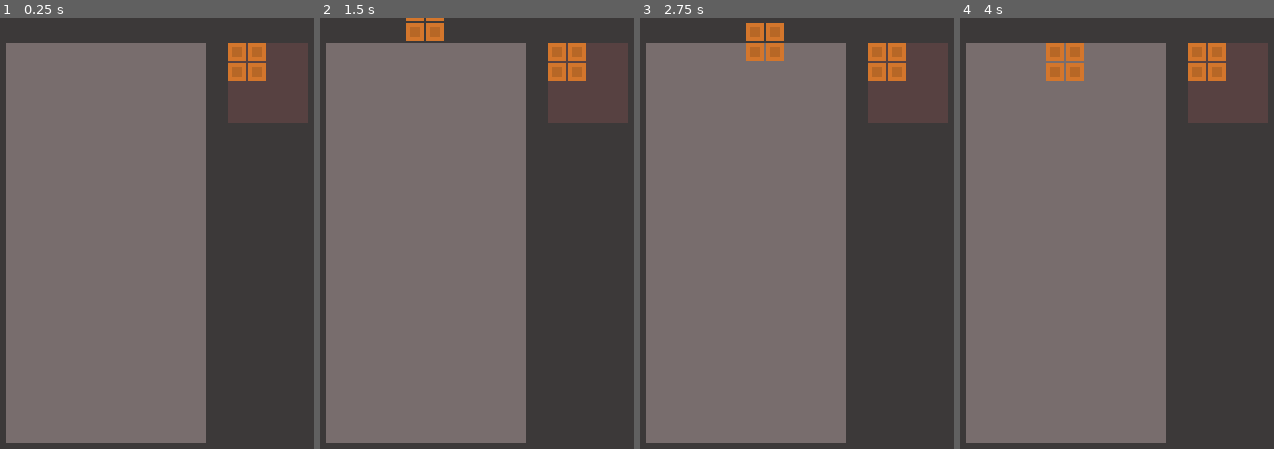
Above: before the commit, frames 1-4 (left to right).
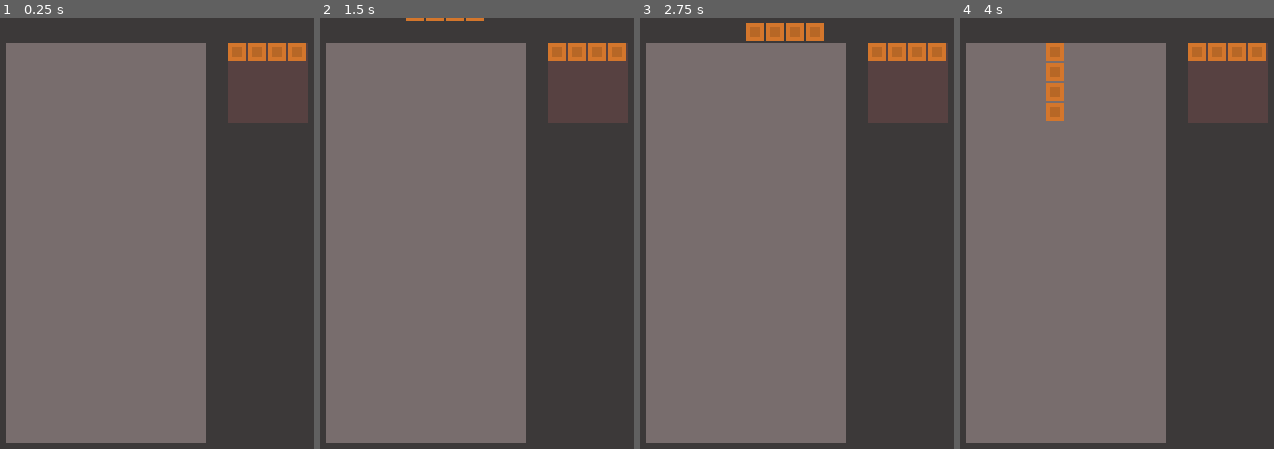
Above: after the commit, the same moments.

Repository: romanzes/godot-tetris
Game: Godot game, scene res://Game.tscn
The game is run twice, just before and just after one commit, with the same random seed, the same clock (stepped at 60 frames per second) and the same inputs.
Inputs:
- Up to frame 1 (0.25 s): no input
- Up to frame 2 (1.5 s): tap Enter at 0.5 s; hold Right 0.53-1.28 s; tap Space at 1.25 s; hold Down from 1.28 s (still down)
- Up to frame 3 (2.75 s): tap Enter at 2 s; release Down at 2.03 s; hold Right from 2.03 s (still down)
- Up to frame 4 (4 s): tap Space at 2.75 s; release Right at 2.78 s; hold Up 2.78-3.53 s; tap Enter at 3.5 s; hold Left from 3.53 s (still down)

The runs differ from the first frame. In frame 1, 1.0% of the frame differs, in the area x 72-98%, y 5-15%; in frame 2, 1.5%; in frame 3, 1.9%, in the area x 33-98%, y 1-15%; in frame 4, 1.9%.

Commit message:
view/controller

Diff:
--- a/Game.tscn
+++ b/Game.tscn
@@ -1,8 +1,9 @@
-[gd_scene load_steps=2 format=2]
+[gd_scene load_steps=3 format=2]
 
-[ext_resource path="res://Game.gd" type="Script" id=1]
+[ext_resource path="res://GameView.gd" type="Script" id=1]
+[ext_resource path="res://GameController.gd" type="Script" id=2]
 
-[node name="Node2D" type="ColorRect"]
+[node name="GameView" type="ColorRect"]
 anchor_right = 1.0
 anchor_bottom = 1.0
 margin_bottom = 3.05176e-05
@@ -54,4 +55,7 @@
 [node name="Timer" type="Timer" parent="."]
 
 [node name="Animator" type="Tween" parent="."]
+
+[node name="GameController" type="Node" parent="."]
+script = ExtResource( 2 )
 [connection signal="timeout" from="Timer" to="." method="_on_Timer_timeout"]
--- a/GameLogic.gd
+++ b/GameController.gd
@@ -1,9 +1,6 @@
-extends Object
+extends Node
 
-var fieldUpdated = false
-var figureUpdated = false
-var figurePositionUpdated = false
-var radarUpdated = false
+onready var view = get_node("/root/GameView")
 
 const possibleFigures = [
 	[
@@ -64,8 +61,8 @@
 
 var figure = []
 var nextFigure = []
+var figurePosition = initialFigurePosition
 const initialFigurePosition = Vector2(3, -4)
-var figurePosition = initialFigurePosition
 
 # Called when the node enters the scene tree for the first time.
 func init():
@@ -74,35 +71,35 @@
 
 func new_Figure():
 	figure = nextFigure
-	figureUpdated = true
+	view.update_Figure_View()
 	figurePosition = initialFigurePosition
-	figurePositionUpdated = true
+	view.update_Figure_View_Pos()
 	pick_Next_Figure()
 
 func pick_Next_Figure():
 	nextFigure = possibleFigures[randi() % possibleFigures.size()]
-	radarUpdated = true
+	view.update_Radar_View()
 
 func move_Left():
 	var newPosition = figurePosition
 	newPosition.x -= 1
 	if is_Allowed(figure, newPosition):
 		figurePosition = newPosition
-		figurePositionUpdated = true
+		view.update_Figure_View_Pos()
 
 func move_Right():
 	var newPosition = figurePosition
 	newPosition.x += 1
 	if is_Allowed(figure, newPosition):
 		figurePosition = newPosition
-		figurePositionUpdated = true
+		view.update_Figure_View_Pos()
 
 func move_Down():
 	var newPosition = figurePosition
 	newPosition.y += 1
 	if is_Allowed(figure, newPosition):
 		figurePosition = newPosition
-		figurePositionUpdated = true
+		view.update_Figure_View_Pos()
 	else:
 		stop_Figure()
 
@@ -110,7 +107,7 @@
 	var newFigure = rotate_Figure()
 	if is_Allowed(newFigure, figurePosition):
 		figure = newFigure
-		figureUpdated = true
+		view.update_Figure_View()
 
 func stop_Figure():
 	for y in figure.size():
@@ -118,7 +115,7 @@
 			if figure[y][x] == 1:
 				field[figurePosition.y + y][figurePosition.x + x] = 1
 	remove_Lines()
-	fieldUpdated = true
+	view.update_Field_View()
 	new_Figure()
 
 func remove_Lines():
--- a/Game.gd
+++ b/GameView.gd
@@ -1,93 +1,69 @@
 extends ColorRect
 
 onready var tile = preload('res://Tile.tscn')
-onready var GameLogic = load('res://GameLogic.gd')
 
 onready var figureView = $Field/Figure
 onready var tilesView = $Field/Tiles
 
 const tileSize = 20
 
-var game
+onready var controller = $GameController
 
 # Called when the node enters the scene tree for the first time.
 func _ready():
-	game = GameLogic.new()
-	game.init()
-	draw()
+	$GameController.init()
 	$Timer.start(1)
 
-func draw():
-	if game.fieldUpdated:
-		update_Field_View()
-	if game.figurePositionUpdated:
-		update_Figure_View_Pos()
-	if game.figureUpdated:
-		update_Figure_View()
-	if game.radarUpdated:
-		update_Radar_View()
-
 func _on_Timer_timeout():
-	game.move_Down()
-	draw()
+	controller.move_Down()
 
 func update_Figure_View_Pos():
-	if game.figureUpdated:
-		figureView.rect_position = Vector2(game.figurePosition.x * tileSize, game.figurePosition.y * tileSize)
-	else:
-		var newPosition = Vector2(game.figurePosition.x * tileSize, game.figurePosition.y * tileSize)
-		$Animator.interpolate_property(figureView, 'rect_position', figureView.rect_position, newPosition, 0.1, Tween.TRANS_QUAD, Tween.EASE_OUT)
-		$Animator.start()
-	game.figurePositionUpdated = false
+	var newPosition = Vector2(controller.figurePosition.x * tileSize, controller.figurePosition.y * tileSize)
+	$Animator.interpolate_property(figureView, 'rect_position', figureView.rect_position, newPosition, 0.1, Tween.TRANS_QUAD, Tween.EASE_OUT)
+	$Animator.start()
 
 func update_Figure_View():
+	figureView.rect_position = Vector2(controller.figurePosition.x * tileSize, controller.figurePosition.y * tileSize)
 	for n in figureView.get_children():
 		n.free()
-	var figure = game.figure
+	var figure = controller.figure
 	for y in figure.size():
 		for x in figure[y].size():
 			if figure[y][x] == 1:
 				var newTile = tile.instance()
 				newTile.rect_position = Vector2(x * tileSize, y * tileSize)
 				figureView.add_child(newTile)
-	game.figureUpdated = false
 
 func update_Radar_View():
 	for n in $Radar.get_children():
 		n.free()
-	var nextFigure = game.nextFigure
+	var nextFigure = controller.nextFigure
 	for y in nextFigure.size():
 		for x in nextFigure[y].size():
 			if nextFigure[y][x] == 1:
 				var newTile = tile.instance()
 				newTile.rect_position = Vector2(x * tileSize, y * tileSize)
 				$Radar.add_child(newTile)
-	game.radarUpdated = false
 
 func update_Field_View():
 	for n in tilesView.get_children():
 		n.free()
-	var field = game.field
+	var field = controller.field
 	for y in field.size():
 		for x in field[y].size():
 			if field[y][x] == 1:
 				var newTile = tile.instance()
 				newTile.rect_position = Vector2(x * tileSize, y * tileSize)
 				tilesView.add_child(newTile)
-	game.fieldUpdated = false
 
 func _unhandled_input(event):
 	if event is InputEventKey:
 		if event.pressed:
 			if event.scancode == KEY_LEFT:
-				game.move_Left()
-				draw()
+				controller.move_Left()
 			elif event.scancode == KEY_RIGHT:
-				game.move_Right()
-				draw()
+				controller.move_Right()
 			elif event.scancode == KEY_DOWN:
-				game.move_Down()
-				draw()
+				controller.move_Down()
 			elif event.scancode == KEY_UP:
-				game.do_Rotation()
-				draw()
+				controller.do_Rotation()
